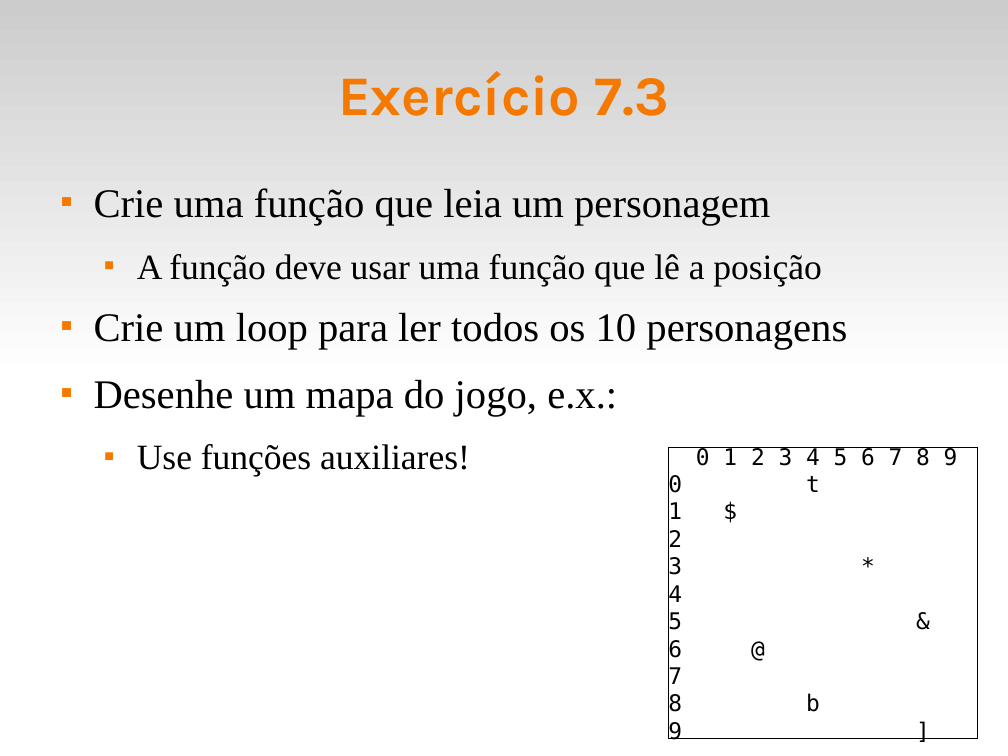
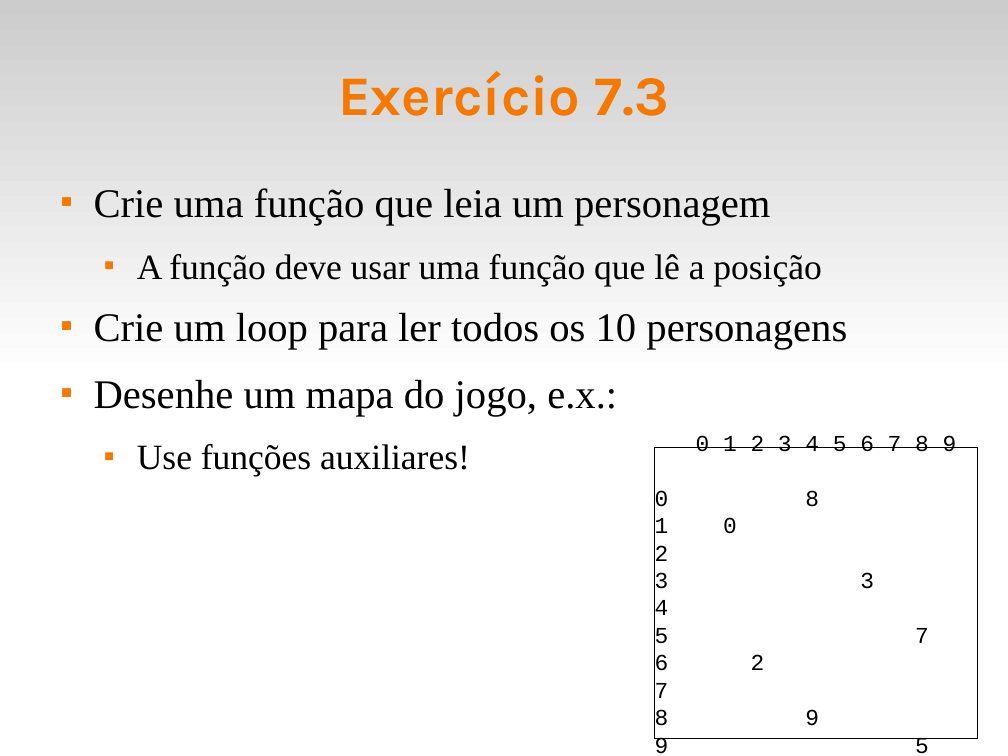
Before and after one commit to fsantanna-uerj/LP1, a slide deck: slide 12 of Slides/lp1-07-compostos.odp. Drawn at 1008x756 pixels with LibreOffice and Linux fonts; fonts in the diff are those of the drawing. Boxes give left, top, right and bottom in pixels: in the first picture for what was removed or moved away, otherwise in the second. Text is boxed around its words. In the diff, an @@ line names an element or a change of style, - is before the commit and + after.

```diff
--- a/Slides/lp1-07-compostos.odp
+++ b/Slides/lp1-07-compostos.odp
@@ text in rectangle at bbox=[655, 435, 957, 698]: font DejaVu Sans Mono to Courier New in "0 1 2 3 4 5 6 ...", "2", "4", "7" @@
@@ rectangle "0 1 2 3 4 ...": place and size @@
-rectangle "0 1 2 3 4 ..." at bbox=[669, 447, 978, 739]
+rectangle "0 1 2 3 4 ..." at bbox=[655, 447, 978, 739]
@@ text in rectangle at bbox=[655, 490, 669, 533]: text changed; font DejaVu Sans Mono to Courier New @@
-0 t
-1 $
+0 8
+1 0
@@ text in rectangle at bbox=[655, 572, 669, 589]: text changed; font DejaVu Sans Mono to Courier New @@
-3 *
+3 3
@@ text in rectangle at bbox=[655, 628, 669, 671]: text changed; font DejaVu Sans Mono to Courier New @@
-5 &
-6 @
+5 7
+6 2
@@ text in rectangle at bbox=[655, 709, 929, 754]: text changed; font DejaVu Sans Mono to Courier New @@
-8 b
-9 ]
+8 9
+9 5
```
Also in this commit, not shown: 1 other slide changed, 1 other file.
